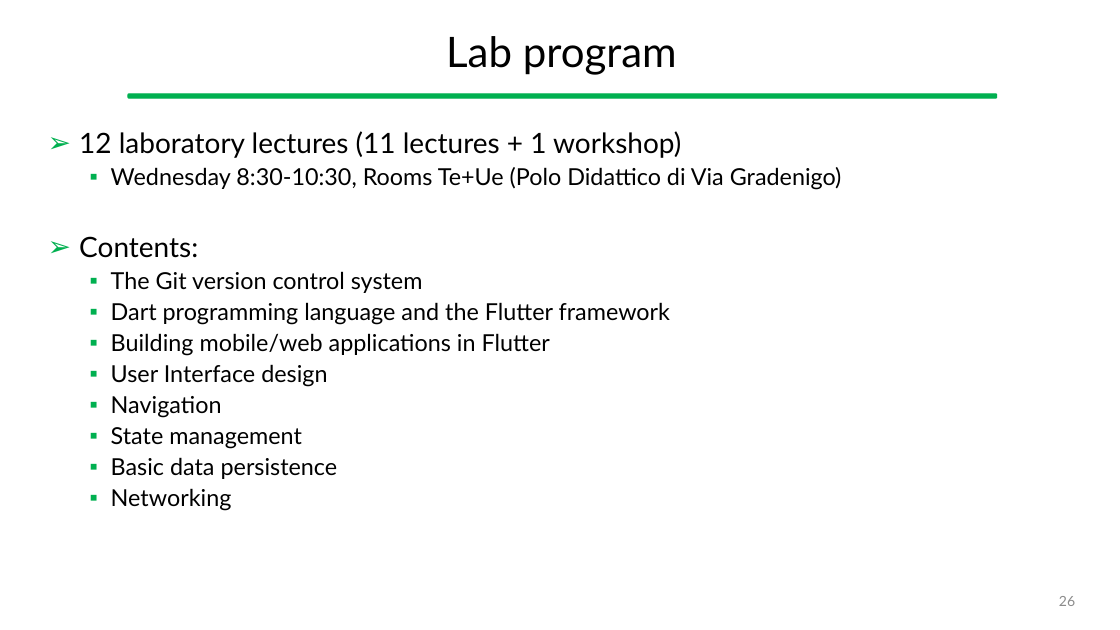
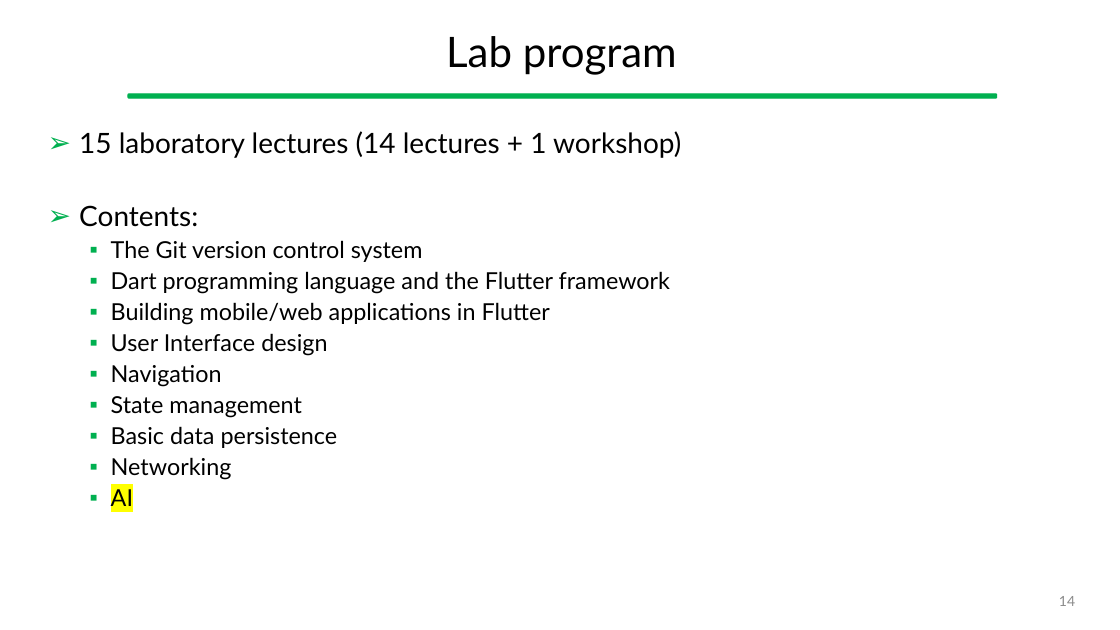
Before and after one commit to gcappon/bwthw, a slide deck: slide 14 of theory_01-course_introduction/theory_1-course_introduction.pptx (slide 26 before the commit). Drawn at 1120x630 pixels with LibreOffice and Linux fonts; fonts in the diff are those of the drawing. Boxes give left, top, right and bottom in pixels: in the first picture for what was removed or moved away, otherwise in the second. Text is boxed around its words. In the diff, an @@ line names an element or a change of style, - is before the commit and + after.

```diff
--- a/theory_01-course_introduction/theory_1-course_introduction.pptx
+++ b/theory_01-course_introduction/theory_1-course_introduction.pptx
@@ text at [79, 131, 681, 158]: text changed; size 20 to 24 pt @@
-➢ 12 laboratory lectures (11 lectures + 1 workshop)
-  ▪ Wednesday 8:30-10:30, Rooms Te+Ue (Polo Didattico di Via Gradenigo)
+➢ 15 laboratory lectures (14 lectures + 1 workshop)
@@ text at [111, 489, 133, 506]: paragraph added @@
+  ▪ AI
@@ page number at [1059, 596, 1075, 606]: text changed @@
-26
+14
```
Also in this commit, not shown: 4 other slides changed, 14 slides removed, 13 other files.
